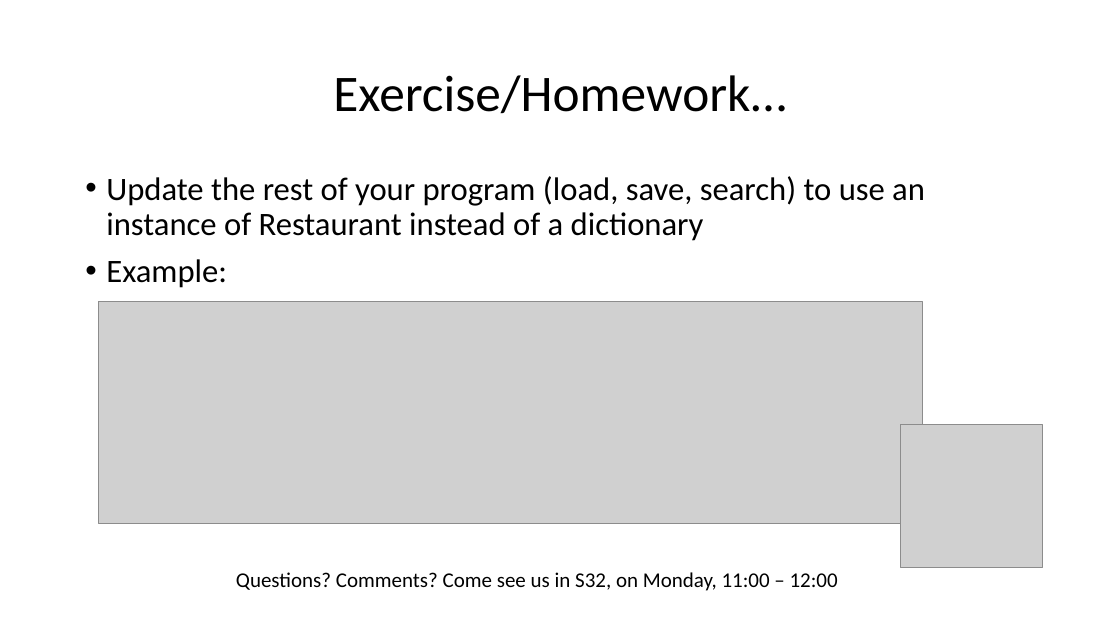
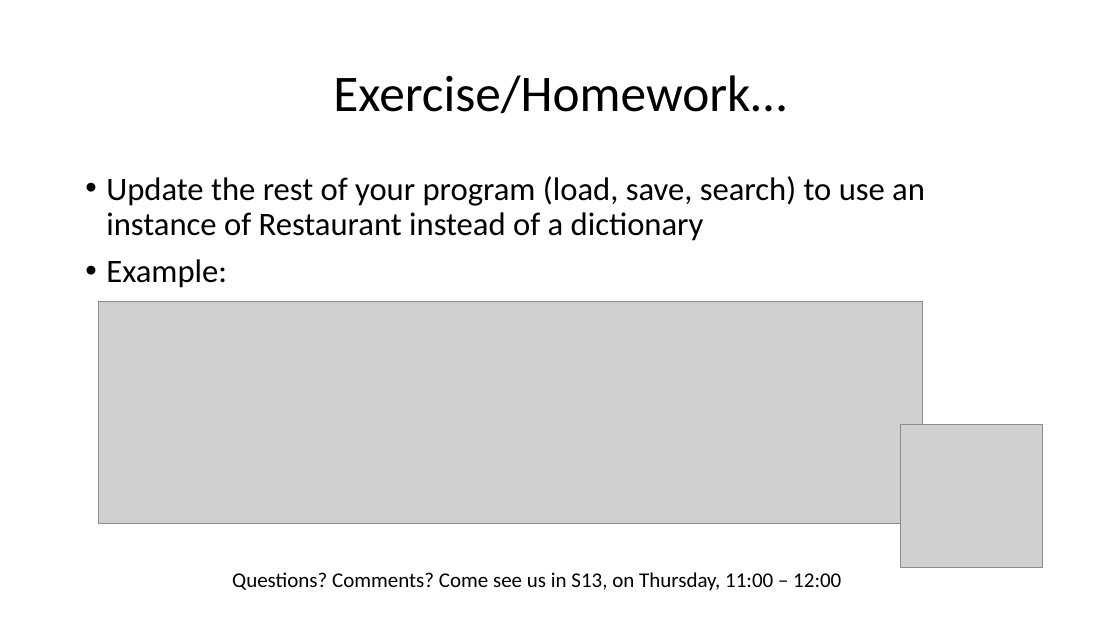
Before and after one commit to wilkotom/python_examples, a slide deck: slide 12 of Python Level 2/Lesson 3/Session 3.pptx (slide 11 before the commit). Drawn at 1120x630 pixels with LibreOffice and Linux fonts; fonts in the diff are those of the drawing; grey boxes stand for pictures. Boxes give left, top, right and bottom in pixels: in the first picture for what was removed or moved away, otherwise in the second. Text is boxed around its words. In the diff, an @@ line names an element or a change of style, - is before the commit and + after.

Commit message:
Uploaded Lesson 3 materials (inc Lesson 2 completed exercises)

```diff
--- a/Python Level 2/Lesson 3/Session 3.pptx
+++ b/Python Level 2/Lesson 3/Session 3.pptx
@@ text at box(232, 572, 841, 591): text changed @@
-Questions? Comments? Come see us in S32, on Monday, 11:00 – 12:00
+Questions? Comments? Come see us in S13, on Thursday, 11:00 – 12:00
```
Also in this commit, not shown: 2 other slides changed, 1 slide added, 3 other files.
